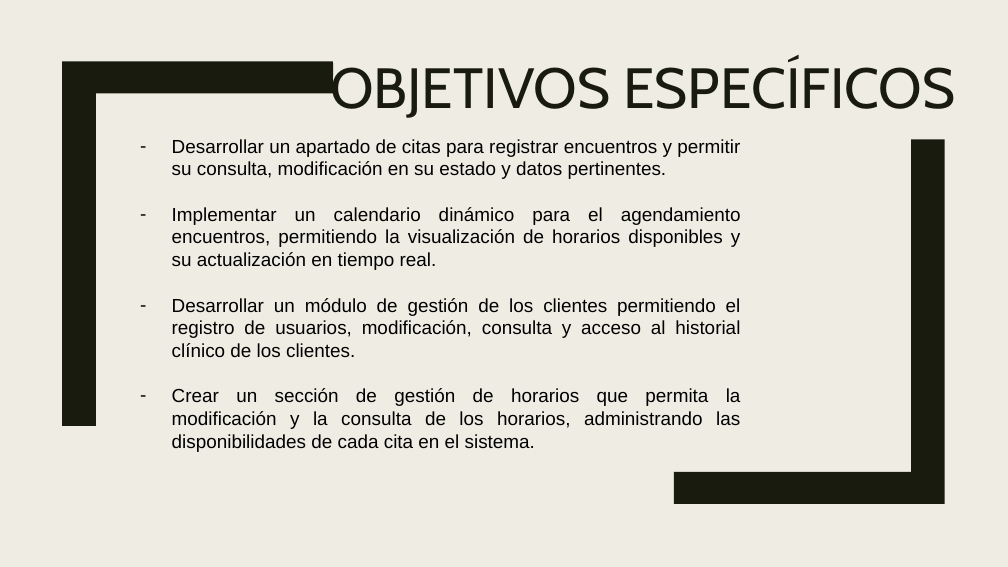
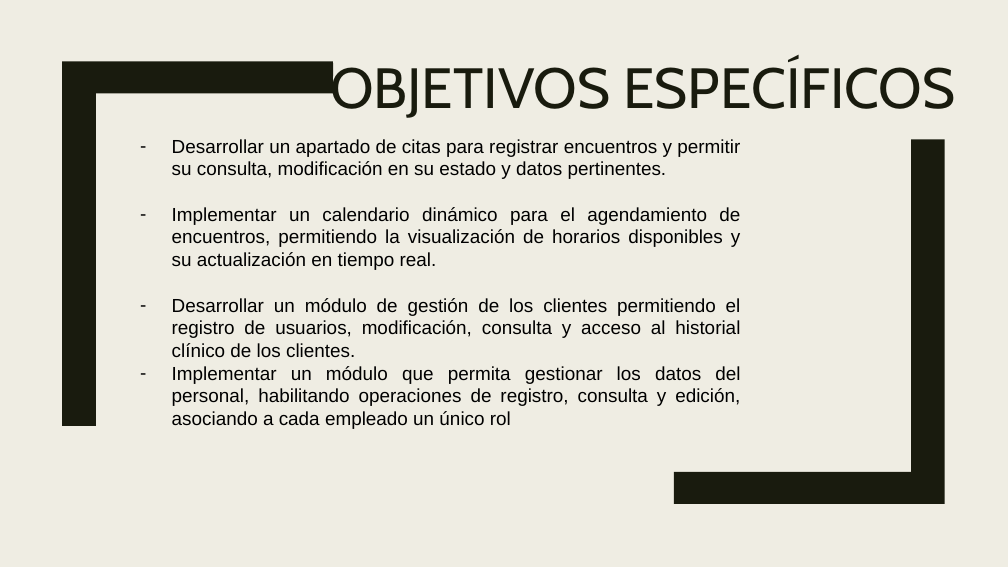
Before and after one commit to Helinks/SI-DLYTime, a slide deck: slide 5 of Docs/Trimestre I/01-Entregable presentación/DLYTime.pptx. Drawn at 1008x567 pixels with LibreOffice and Linux fonts; fonts in the diff are those of the drawing. Boxes give left, top, right and bottom in pixels: in the first picture for what was removed or moved away, otherwise in the second. Text is boxed around its words. In the diff, an @@ line names an element or a change of style, - is before the commit and + after.

Commit message:
Actualización de datos

```diff
--- a/Docs/Trimestre I/01-Entregable presentación/DLYTime.pptx
+++ b/Docs/Trimestre I/01-Entregable presentación/DLYTime.pptx
@@ text at [172,207,740,270]: text changed @@
-– Implementar un calendario dinámico para el agendamiento encuentros, permitiendo la visualización de horarios disponibles y su actualización en tiempo real.
+– Implementar un calendario dinámico para el agendamiento de encuentros, permitiendo la visualización de horarios disponibles y su actualización en tiempo real.
@@ text at [172,366,740,429]: text changed @@
-– Crear un sección de gestión de horarios que permita la modificación y la consulta de los horarios, administrando las disponibilidades de cada cita en el sistema.
+– Implementar un módulo que permita gestionar los datos del personal, habilitando operaciones de registro, consulta y edición, asociando a cada empleado un único rol
```
Also in this commit, not shown: 1 other slide changed, 2 other files.
